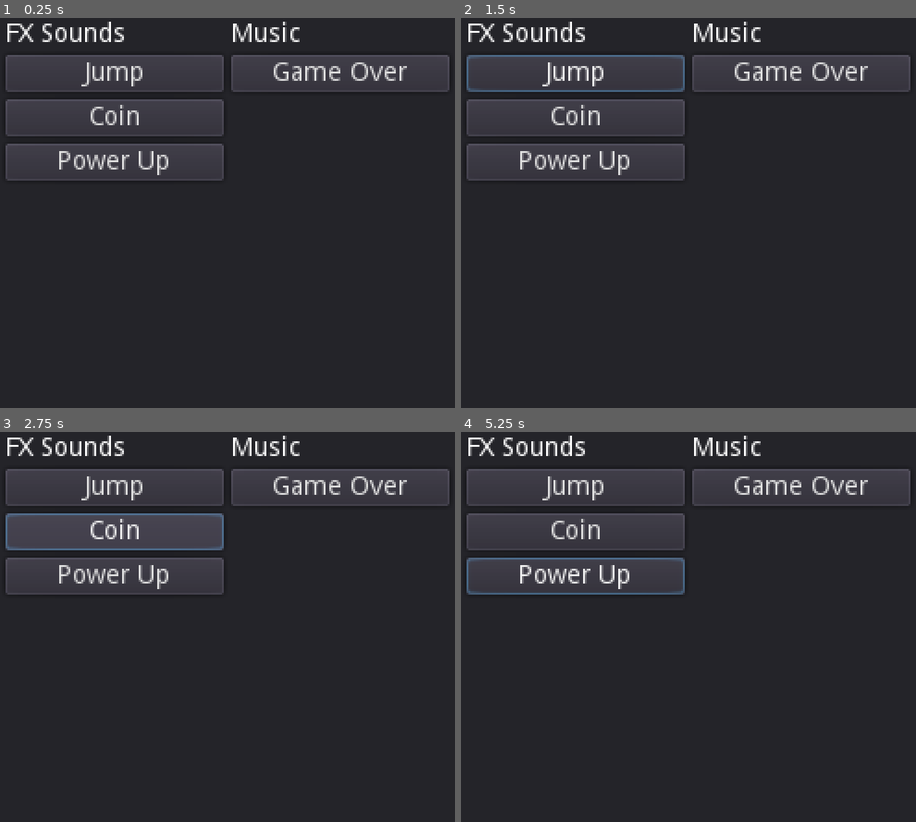
Above: before the commit, frames 1-4 (two rows, left to right).
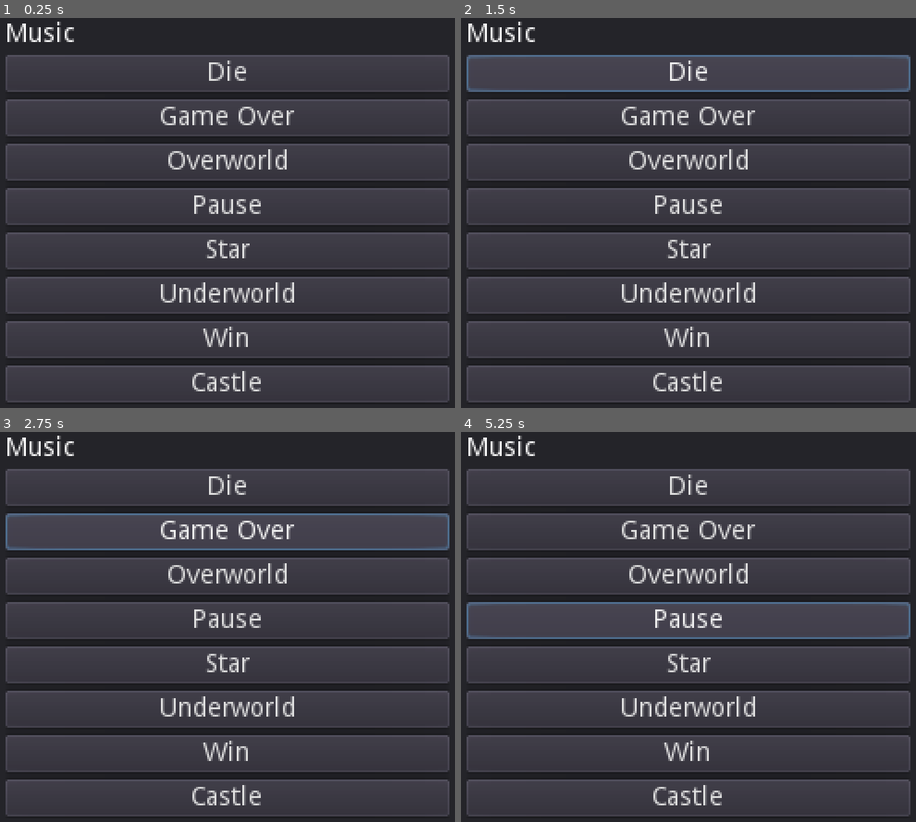
Above: after the commit, the same moments.

Repository: SocratesDz/MarioClone
Game: Godot game, scene res://scenes/demo/AudioSystemDemo.tscn
Same seed, same stepped clock (60 frames per second), same inputs: the game is played once before the commit and once after it. This scene is started directly instead of the project's main scene.
Inputs (mouse positions are in pixels of both pictures, inside the frame that each line leads up to):
- Up to frame 1 (0.25 s): no input
- Up to frame 2 (1.5 s): click (574, 72) at 0.5 s, where only the run before the commit has a clickable "Jump"; click (688, 72) at 1.25 s, where only the run after the commit has a clickable "Die"
- Up to frame 3 (2.75 s): click (113, 533) at 2 s, where only the run before the commit has a clickable "Coin"
- Up to frame 4 (5.25 s): click "Game Over" at 2.75 s; click (574, 576) at 3.5 s, where only the run before the commit has a clickable "Power Up"; click (688, 576) at 4.25 s, where only the run after the commit has a clickable "Overworld"; click (688, 619) at 5 s, where only the run after the commit has a clickable "Pause"

The runs differ from the first frame. In frame 1, 40% of the frame differs, in the area x 1-99%, y 0-99%; in frame 2, 41%; in frame 3, 42%; in frame 4, 44%.

Commit message:
Use only music in MusicSystem. Add buttons for audo demo scene.

Diff:
--- a/AudioSystem.gd
+++ /dev/null
@@ -1,13 +0,0 @@
-extends Node
-
-# Fx
-onready var jump_fx = $FX/Jump
-onready var coin_fx = $FX/Coin
-onready var powerup_fx = $FX/Powerup
-
-# Music
-onready var die_music = $Music/Die
-onready var game_over_music = $Music/GameOver
-
-func play_jump_fx():
-	 jump_fx.play()
--- a/AudioSystem.tscn
+++ /dev/null
@@ -1,35 +0,0 @@
-[gd_scene load_steps=7 format=2]
-
-[ext_resource path="res://assets/audio/fx/Jump.wav" type="AudioStream" id=1]
-[ext_resource path="res://assets/audio/fx/Coin.wav" type="AudioStream" id=2]
-[ext_resource path="res://assets/audio/music/Die.wav" type="AudioStream" id=3]
-[ext_resource path="res://assets/audio/fx/Powerup.wav" type="AudioStream" id=4]
-[ext_resource path="res://assets/audio/music/Game Over.wav" type="AudioStream" id=5]
-[ext_resource path="res://AudioSystem.gd" type="Script" id=6]
-
-[node name="AudioSystem" type="Node"]
-script = ExtResource( 6 )
-
-[node name="FX" type="Node" parent="."]
-
-[node name="Jump" type="AudioStreamPlayer" parent="FX"]
-stream = ExtResource( 1 )
-bus = "FX"
-
-[node name="Coin" type="AudioStreamPlayer" parent="FX"]
-stream = ExtResource( 2 )
-bus = "FX"
-
-[node name="Powerup" type="AudioStreamPlayer" parent="FX"]
-stream = ExtResource( 4 )
-bus = "FX"
-
-[node name="Music" type="Node" parent="."]
-
-[node name="Die" type="AudioStreamPlayer" parent="Music"]
-stream = ExtResource( 3 )
-bus = "Music"
-
-[node name="GameOver" type="AudioStreamPlayer" parent="Music"]
-stream = ExtResource( 5 )
-bus = "Music"
--- /dev/null
+++ b/MusicSystem.gd
@@ -0,0 +1,44 @@
+extends Node
+
+enum MusicId {
+	DIE,
+	GAME_OVER,
+	OVERWORLD,
+	PAUSE,
+	STAR,
+	UNDERWORLD,
+	WIN,
+	CASTLE
+}
+
+# Music
+onready var die_music = $Die
+onready var game_over_music = $GameOver
+onready var overworld_music = $Overworld
+onready var pause_music = $Pause
+onready var star_music = $Star
+onready var underworld_music = $Underworld
+onready var win_music = $Win
+onready var castle_music = $Castle
+
+onready var _music_players = {
+	MusicId.DIE: die_music,
+	MusicId.GAME_OVER: game_over_music,
+	MusicId.OVERWORLD: overworld_music,
+	MusicId.PAUSE: pause_music,
+	MusicId.STAR: star_music,
+	MusicId.UNDERWORLD: underworld_music,
+	MusicId.WIN: win_music,
+	MusicId.CASTLE: castle_music
+}
+
+var _current_player: AudioStreamPlayer = null
+
+func play_music(music_id):
+	if _current_player: _current_player.stop()
+	var player: AudioStreamPlayer = _music_players[music_id]
+	_current_player = player
+	_current_player.play()
+
+func stop_music():
+	_current_player.stop()
--- /dev/null
+++ b/MusicSystem.tscn
@@ -0,0 +1,46 @@
+[gd_scene load_steps=10 format=2]
+
+[ext_resource path="res://assets/audio/music/castle.wav" type="AudioStream" id=1]
+[ext_resource path="res://assets/audio/music/overworld.wav" type="AudioStream" id=2]
+[ext_resource path="res://assets/audio/music/Die.wav" type="AudioStream" id=3]
+[ext_resource path="res://assets/audio/music/starman.wav" type="AudioStream" id=4]
+[ext_resource path="res://assets/audio/music/Game Over.wav" type="AudioStream" id=5]
+[ext_resource path="res://MusicSystem.gd" type="Script" id=6]
+[ext_resource path="res://assets/audio/music/underworld.wav" type="AudioStream" id=7]
+[ext_resource path="res://assets/audio/music/Pause.wav" type="AudioStream" id=8]
+[ext_resource path="res://assets/audio/music/win.wav" type="AudioStream" id=9]
+
+[node name="MusicSystem" type="Node"]
+script = ExtResource( 6 )
+
+[node name="Die" type="AudioStreamPlayer" parent="."]
+stream = ExtResource( 3 )
+bus = "Music"
+
+[node name="GameOver" type="AudioStreamPlayer" parent="."]
+stream = ExtResource( 5 )
+bus = "Music"
+
+[node name="Overworld" type="AudioStreamPlayer" parent="."]
+stream = ExtResource( 2 )
+bus = "Music"
+
+[node name="Pause" type="AudioStreamPlayer" parent="."]
+stream = ExtResource( 8 )
+bus = "Music"
+
+[node name="Star" type="AudioStreamPlayer" parent="."]
+stream = ExtResource( 4 )
+bus = "Music"
+
+[node name="Underworld" type="AudioStreamPlayer" parent="."]
+stream = ExtResource( 7 )
+bus = "Music"
+
+[node name="Win" type="AudioStreamPlayer" parent="."]
+stream = ExtResource( 9 )
+bus = "Music"
+
+[node name="Castle" type="AudioStreamPlayer" parent="."]
+stream = ExtResource( 1 )
+bus = "Music"
--- a/project.godot
+++ b/project.godot
@@ -116,7 +116,7 @@
 
 [autoload]
 
-AudioSystem="*res://AudioSystem.tscn"
+MusicSystem="*res://MusicSystem.tscn"
 
 [display]
 
--- a/scenes/demo/AudioSystemDemo.gd
+++ b/scenes/demo/AudioSystemDemo.gd
@@ -1,5 +1,32 @@
 extends Control
 
+func _on_GameOverBtn_pressed():
+	MusicSystem.play_music(MusicSystem.MusicId.GAME_OVER)
 
-func _on_Button_pressed():
-	AudioSystem.play_jump_fx()
+
+func _on_DieBtn_pressed():
+	MusicSystem.play_music(MusicSystem.MusicId.DIE)
+
+
+func _on_OverworldBtn_pressed():
+	MusicSystem.play_music(MusicSystem.MusicId.OVERWORLD)
+
+
+func _on_PauseBtn_pressed():
+	MusicSystem.play_music(MusicSystem.MusicId.PAUSE)
+
+
+func _on_StarBtn_pressed():
+	MusicSystem.play_music(MusicSystem.MusicId.STAR)
+
+
+func _on_UnderworldBtn_pressed():
+	MusicSystem.play_music(MusicSystem.MusicId.UNDERWORLD)
+
+
+func _on_WinBtn_pressed():
+	MusicSystem.play_music(MusicSystem.MusicId.WIN)
+
+
+func _on_CastleBtn_pressed():
+	MusicSystem.play_music(MusicSystem.MusicId.CASTLE)
--- a/scenes/demo/AudioSystemDemo.tscn
+++ b/scenes/demo/AudioSystemDemo.tscn
@@ -18,51 +18,88 @@
 anchor_bottom = 0.964
 alignment = 1
 
-[node name="VBoxContainer" type="VBoxContainer" parent="Panel/HBoxContainer"]
-margin_right = 118.0
-margin_bottom = 207.0
-size_flags_horizontal = 3
-size_flags_vertical = 3
-
-[node name="Label" type="Label" parent="Panel/HBoxContainer/VBoxContainer"]
-margin_right = 118.0
-margin_bottom = 14.0
-text = "FX Sounds"
-
-[node name="Button" type="Button" parent="Panel/HBoxContainer/VBoxContainer"]
-margin_top = 18.0
-margin_right = 118.0
-margin_bottom = 38.0
-text = "Jump"
-
-[node name="Button2" type="Button" parent="Panel/HBoxContainer/VBoxContainer"]
-margin_top = 42.0
-margin_right = 118.0
-margin_bottom = 62.0
-text = "Coin"
-
-[node name="Button3" type="Button" parent="Panel/HBoxContainer/VBoxContainer"]
-margin_top = 66.0
-margin_right = 118.0
-margin_bottom = 86.0
-text = "Power Up"
-
 [node name="VBoxContainer2" type="VBoxContainer" parent="Panel/HBoxContainer"]
-margin_left = 122.0
 margin_right = 240.0
 margin_bottom = 207.0
 size_flags_horizontal = 3
 size_flags_vertical = 3
 
 [node name="Label" type="Label" parent="Panel/HBoxContainer/VBoxContainer2"]
-margin_right = 118.0
+margin_right = 240.0
 margin_bottom = 14.0
 text = "Music"
 
-[node name="Button" type="Button" parent="Panel/HBoxContainer/VBoxContainer2"]
+[node name="ScrollContainer" type="ScrollContainer" parent="Panel/HBoxContainer/VBoxContainer2"]
 margin_top = 18.0
-margin_right = 118.0
-margin_bottom = 38.0
+margin_right = 240.0
+margin_bottom = 207.0
+size_flags_vertical = 3
+
+[node name="VBoxContainer" type="VBoxContainer" parent="Panel/HBoxContainer/VBoxContainer2/ScrollContainer"]
+margin_right = 240.0
+margin_bottom = 188.0
+size_flags_horizontal = 3
+
+[node name="DieBtn" type="Button" parent="Panel/HBoxContainer/VBoxContainer2/ScrollContainer/VBoxContainer"]
+unique_name_in_owner = true
+margin_right = 240.0
+margin_bottom = 20.0
+text = "Die"
+
+[node name="GameOverBtn" type="Button" parent="Panel/HBoxContainer/VBoxContainer2/ScrollContainer/VBoxContainer"]
+unique_name_in_owner = true
+margin_top = 24.0
+margin_right = 240.0
+margin_bottom = 44.0
 text = "Game Over"
 
-[connection signal="pressed" from="Panel/HBoxContainer/VBoxContainer/Button" to="." method="_on_Button_pressed"]
+[node name="OverworldBtn" type="Button" parent="Panel/HBoxContainer/VBoxContainer2/ScrollContainer/VBoxContainer"]
+unique_name_in_owner = true
+margin_top = 48.0
+margin_right = 240.0
+margin_bottom = 68.0
+text = "Overworld"
+
+[node name="PauseBtn" type="Button" parent="Panel/HBoxContainer/VBoxContainer2/ScrollContainer/VBoxContainer"]
+unique_name_in_owner = true
+margin_top = 72.0
+margin_right = 240.0
+margin_bottom = 92.0
+text = "Pause"
+
+[node name="StarBtn" type="Button" parent="Panel/HBoxContainer/VBoxContainer2/ScrollContainer/VBoxContainer"]
+unique_name_in_owner = true
+margin_top = 96.0
+margin_right = 240.0
+margin_bottom = 116.0
+text = "Star"
+
+[node name="UnderworldBtn" type="Button" parent="Panel/HBoxContainer/VBoxContainer2/ScrollContainer/VBoxContainer"]
+unique_name_in_owner = true
+margin_top = 120.0
+margin_right = 240.0
+margin_bottom = 140.0
+text = "Underworld"
+
+[node name="WinBtn" type="Button" parent="Panel/HBoxContainer/VBoxContainer2/ScrollContainer/VBoxContainer"]
+unique_name_in_owner = true
+margin_top = 144.0
+margin_right = 240.0
+margin_bottom = 164.0
+text = "Win"
+
+[node name="CastleBtn" type="Button" parent="Panel/HBoxContainer/VBoxContainer2/ScrollContainer/VBoxContainer"]
+unique_name_in_owner = true
+margin_top = 168.0
+margin_right = 240.0
+margin_bottom = 188.0
+text = "Castle"
+
+[connection signal="pressed" from="Panel/HBoxContainer/VBoxContainer2/ScrollContainer/VBoxContainer/DieBtn" to="." method="_on_DieBtn_pressed"]
+[connection signal="pressed" from="Panel/HBoxContainer/VBoxContainer2/ScrollContainer/VBoxContainer/GameOverBtn" to="." method="_on_GameOverBtn_pressed"]
+[connection signal="pressed" from="Panel/HBoxContainer/VBoxContainer2/ScrollContainer/VBoxContainer/OverworldBtn" to="." method="_on_OverworldBtn_pressed"]
+[connection signal="pressed" from="Panel/HBoxContainer/VBoxContainer2/ScrollContainer/VBoxContainer/PauseBtn" to="." method="_on_PauseBtn_pressed"]
+[connection signal="pressed" from="Panel/HBoxContainer/VBoxContainer2/ScrollContainer/VBoxContainer/StarBtn" to="." method="_on_StarBtn_pressed"]
+[connection signal="pressed" from="Panel/HBoxContainer/VBoxContainer2/ScrollContainer/VBoxContainer/UnderworldBtn" to="." method="_on_UnderworldBtn_pressed"]
+[connection signal="pressed" from="Panel/HBoxContainer/VBoxContainer2/ScrollContainer/VBoxContainer/WinBtn" to="." method="_on_WinBtn_pressed"]
+[connection signal="pressed" from="Panel/HBoxContainer/VBoxContainer2/ScrollContainer/VBoxContainer/CastleBtn" to="." method="_on_CastleBtn_pressed"]
Not shown, added: assets/audio/music/Pause.wav.import
Not shown, added: assets/audio/music/castle.wav.import
Not shown, added: assets/audio/music/overworld.wav.import
Not shown, added: assets/audio/music/starman.wav.import
Not shown, added: assets/audio/music/underworld.wav.import
Not shown, added: assets/audio/music/win.wav.import
